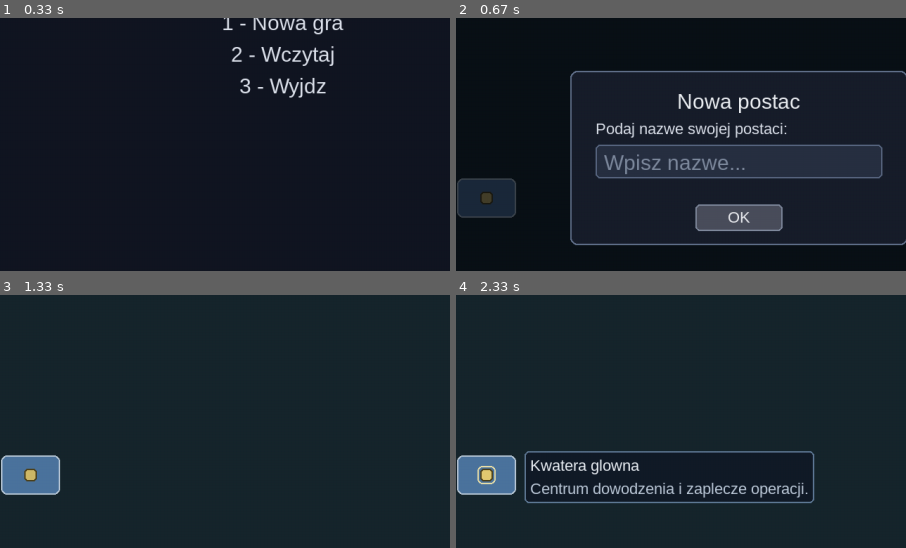
Above: before the commit, frames 1-4 (two rows, left to right).
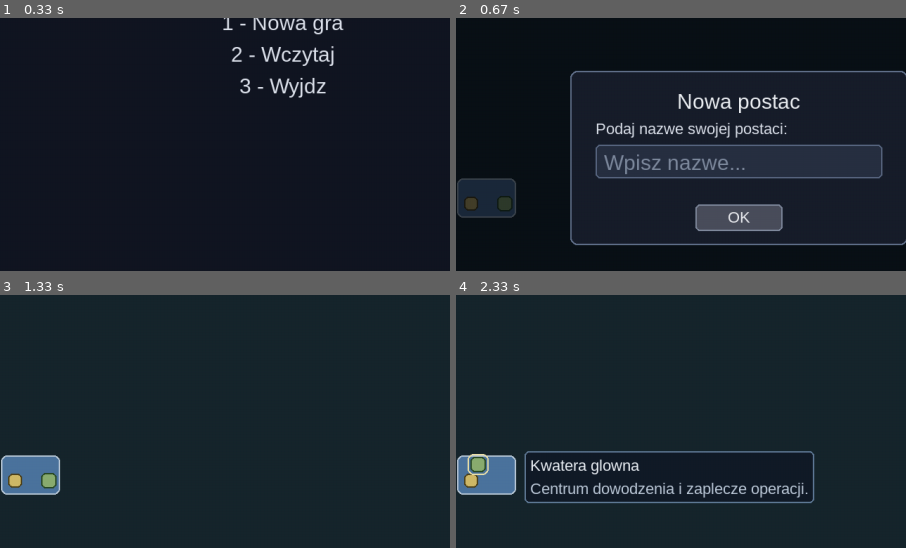
Above: after the commit, the same moments.

Repository: Krawiec101/ZombieGame
Game: pygame game, started from src/main.py
The game is run twice, just before and just after one commit, with the same random seed, the same clock (stepped at 60 frames per second) and the same inputs.
Inputs (mouse positions are % of the whole screen's width and height, from its top left):
- Up to frame 1 (0.33 s): no input
- Up to frame 2 (0.67 s): tap 1 at 0.33 s
- Up to frame 3 (1.33 s): type "ann" at 0.67 s; tap Enter at 1 s; click "OK" at 1.27 s
- Up to frame 4 (2.33 s): click (24, 59) at 1.6 s; click (14, 47) at 1.93 s; click (22, 58) at 2.27 s
The pictures show only the part of the screen within x 19-69%, y 22-72%; the shares and areas given below are measured in that part.

Frame 1 is identical in both runs. In frame 2, 0.3% of the frame differs, in the area x 1-13%, y 68-77%; in frame 3, 0.5%; in frame 4, 0.7%, in the area x 1-9%, y 62-77%.

Commit message:
Add cars

Diff:
--- a/src/ui/game_views/pygame_game_view.py
+++ b/src/ui/game_views/pygame_game_view.py
@@ -5,12 +5,12 @@
 
 try:
     from ui.i18n import text
+    from ui.game_views.units import UnitState, create_unit_state
 except ModuleNotFoundError:
     from src.ui.i18n import text
-
-_UNIT_SIZE = 18
+    from src.ui.game_views.units import UnitState, create_unit_state
+
 _MAP_WIDTH_KM = 20.0
-_INFANTRY_SPEED_KMPH = 4.2
 _SIMULATION_SECONDS_PER_FRAME = 8.0
 
 
@@ -31,10 +31,9 @@
         self._font_hint = font_hint
         self._map_objects: list[dict[str, Any]] = []
         self._map_rect: Any | None = None
-        self._unit_selected = False
-        self._unit_position = (0.0, 0.0)
-        self._unit_target: tuple[float, float] | None = None
-        self._unit_initialized = False
+        self._units: list[UnitState] = []
+        self._selected_unit_id: str | None = None
+        self._units_initialized = False
 
     def render(self, *, character_name: str, show_running_hint: bool) -> None:
         _ = (character_name, show_running_hint)
@@ -42,11 +41,11 @@
         map_rect = self._draw_map_area()
         self._map_rect = map_rect
         self._map_objects = self._build_map_objects(map_rect)
-        if not self._unit_initialized:
-            self._initialize_unit_position(self._map_objects)
-        self._update_unit_position()
+        if not self._units_initialized:
+            self._initialize_units(self._map_objects)
+        self._update_units_position()
         self._draw_map_objects(self._map_objects)
-        self._draw_unit()
+        self._draw_units()
 
         hovered_object = self._find_hovered_map_object(self._map_objects)
         if hovered_object:
@@ -57,27 +56,30 @@
             )
 
     def handle_left_click(self, position: tuple[int, int]) -> None:
-        if self._map_rect is None or not self._unit_initialized:
+        if self._map_rect is None or not self._units_initialized:
             return
 
         if not self._map_rect.collidepoint(position):
             return
 
-        unit_rect = self._get_unit_rect()
-        if unit_rect.collidepoint(position):
-            self._unit_selected = True
-            return
-
-        if not self._unit_selected:
-            return
-
-        self._unit_target = self._clamp_point_to_map(position)
+        clicked_unit = self._find_unit_at(position)
+        if clicked_unit is not None:
+            self._selected_unit_id = clicked_unit.unit_id
+            return
+
+        selected_unit = self._get_selected_unit()
+        if selected_unit is None:
+            return
+
+        selected_unit.target = self._clamp_point_to_map(position, unit=selected_unit)
 
     def handle_right_click(self, position: tuple[int, int]) -> None:
         _ = position
-        if self._map_rect is None or not self._unit_initialized or not self._unit_selected:
-            return
-        self._unit_selected = False
+        if self._map_rect is None or not self._units_initialized:
+            return
+        if self._get_selected_unit() is None:
+            return
+        self._selected_unit_id = None
 
     def _draw_text(
         self,
@@ -151,78 +153,119 @@
             pygame.draw.rect(self._screen, fill_color, object_rect, border_radius=8)
             pygame.draw.rect(self._screen, (184, 200, 215), object_rect, 2, border_radius=8)
 
-    def _initialize_unit_position(self, map_objects: list[dict[str, Any]]) -> None:
+    def _initialize_units(self, map_objects: list[dict[str, Any]]) -> None:
         hq = next((map_object for map_object in map_objects if map_object["id"] == "hq"), None)
         if hq is None:
             return
 
         hq_rect = hq["rect"]
-        self._unit_position = (
+        hq_center = (
             float(hq_rect.left + hq_rect.width // 2),
             float(hq_rect.top + hq_rect.height // 2),
         )
-        self._unit_initialized = True
-
-    def _draw_unit(self) -> None:
-        pygame = self._pygame
-        unit_rect = self._get_unit_rect()
-        unit_fill = (226, 202, 114) if self._unit_selected else (208, 186, 104)
-        pygame.draw.rect(self._screen, unit_fill, unit_rect, border_radius=5)
-        pygame.draw.rect(self._screen, (78, 66, 28), unit_rect, 2, border_radius=5)
-        if self._unit_selected:
+        self._units = [
+            create_unit_state(
+                unit_id="alpha_infantry",
+                unit_type_id="infantry_squad",
+                position=(hq_center[0] - 22.0, hq_center[1] + 8.0),
+            ),
+            create_unit_state(
+                unit_id="bravo_motorized",
+                unit_type_id="motorized_infantry_squad",
+                position=(hq_center[0] + 26.0, hq_center[1] + 8.0),
+            ),
+        ]
+        for unit in self._units:
+            unit.position = self._clamp_point_to_map(unit.position, unit=unit)
+        self._units_initialized = True
+
+    def _draw_units(self) -> None:
+        pygame = self._pygame
+        for unit in self._units:
+            unit_rect = self._get_unit_rect(unit)
+            pygame.draw.rect(
+                self._screen,
+                unit.unit_type.marker_color,
+                unit_rect,
+                border_radius=5,
+            )
             selection_rect = pygame.Rect(
-                unit_rect.left - 4,
-                unit_rect.top - 4,
-                unit_rect.width + 8,
-                unit_rect.height + 8,
+                unit_rect.left - 1,
+                unit_rect.top - 1,
+                unit_rect.width + 2,
+                unit_rect.height + 2,
             )
-            pygame.draw.rect(self._screen, (234, 224, 170), selection_rect, 2, border_radius=7)
-
-    def _get_unit_rect(self) -> Any:
-        pygame = self._pygame
-        unit_left = int(self._unit_position[0] - _UNIT_SIZE / 2)
-        unit_top = int(self._unit_position[1] - _UNIT_SIZE / 2)
-        return pygame.Rect(unit_left, unit_top, _UNIT_SIZE, _UNIT_SIZE)
-
-    def _update_unit_position(self) -> None:
-        if self._unit_target is None:
-            return
-
-        pixels_per_frame = self._movement_pixels_per_frame()
-        if pixels_per_frame <= 0:
-            return
-
-        current_x, current_y = self._unit_position
-        target_x, target_y = self._unit_target
-        delta_x = target_x - current_x
-        delta_y = target_y - current_y
-        distance = math.hypot(delta_x, delta_y)
-
-        if distance <= pixels_per_frame:
-            self._unit_position = self._unit_target
-            self._unit_target = None
-            return
-
-        step = pixels_per_frame / distance
-        moved_x = current_x + delta_x * step
-        moved_y = current_y + delta_y * step
-        self._unit_position = self._clamp_point_to_map((moved_x, moved_y))
-
-    def _movement_pixels_per_frame(self) -> float:
+            pygame.draw.rect(
+                self._screen,
+                unit.unit_type.marker_border_color,
+                selection_rect,
+                2,
+                border_radius=6,
+            )
+            if unit.unit_id == self._selected_unit_id:
+                selected_rect = pygame.Rect(
+                    unit_rect.left - 5,
+                    unit_rect.top - 5,
+                    unit_rect.width + 10,
+                    unit_rect.height + 10,
+                )
+                pygame.draw.rect(self._screen, (234, 224, 170), selected_rect, 2, border_radius=8)
+
+    def _get_unit_rect(self, unit: UnitState | None = None) -> Any:
+        pygame = self._pygame
+        active_unit = unit if unit is not None else (self._units[0] if self._units else None)
+        if active_unit is None:
+            return pygame.Rect(0, 0, 18, 18)
+        size = active_unit.unit_type.marker_size_px
+        unit_left = int(active_unit.position[0] - size / 2)
+        unit_top = int(active_unit.position[1] - size / 2)
+        return pygame.Rect(unit_left, unit_top, size, size)
+
+    def _update_units_position(self) -> None:
+        for unit in self._units:
+            if unit.target is None:
+                continue
+
+            pixels_per_frame = self._movement_pixels_per_frame(unit.unit_type.speed_kmph)
+            if pixels_per_frame <= 0:
+                continue
+
+            current_x, current_y = unit.position
+            target_x, target_y = unit.target
+            delta_x = target_x - current_x
+            delta_y = target_y - current_y
+            distance = math.hypot(delta_x, delta_y)
+
+            if distance <= pixels_per_frame:
+                unit.position = unit.target
+                unit.target = None
+                continue
+
+            step = pixels_per_frame / distance
+            moved_x = current_x + delta_x * step
+            moved_y = current_y + delta_y * step
+            unit.position = self._clamp_point_to_map((moved_x, moved_y), unit=unit)
+
+    def _movement_pixels_per_frame(self, speed_kmph: float) -> float:
         if self._map_rect is None or self._map_rect.width <= 0:
             return 0.0
 
-        km_per_frame = (_INFANTRY_SPEED_KMPH / 3600.0) * _SIMULATION_SECONDS_PER_FRAME
+        km_per_frame = (speed_kmph / 3600.0) * _SIMULATION_SECONDS_PER_FRAME
         km_per_pixel = _MAP_WIDTH_KM / float(self._map_rect.width)
         if km_per_pixel <= 0:
             return 0.0
         return km_per_frame / km_per_pixel
 
-    def _clamp_point_to_map(self, position: tuple[float, float] | tuple[int, int]) -> tuple[float, float]:
+    def _clamp_point_to_map(
+        self,
+        position: tuple[float, float] | tuple[int, int],
+        *,
+        unit: UnitState,
+    ) -> tuple[float, float]:
         if self._map_rect is None:
             return (float(position[0]), float(position[1]))
 
-        half_size = _UNIT_SIZE / 2
+        half_size = unit.unit_type.marker_size_px / 2
         min_x = self._map_rect.left + half_size
         max_x = self._map_rect.right - half_size
         min_y = self._map_rect.top + half_size
@@ -230,6 +273,21 @@
         clamped_x = min(max(float(position[0]), min_x), max_x)
         clamped_y = min(max(float(position[1]), min_y), max_y)
         return (clamped_x, clamped_y)
+
+    def _find_unit_at(self, position: tuple[int, int]) -> UnitState | None:
+        for unit in reversed(self._units):
+            if self._get_unit_rect(unit).collidepoint(position):
+                return unit
+        return None
+
+    def _get_selected_unit(self) -> UnitState | None:
+        if self._selected_unit_id is None:
+            return None
+        for unit in self._units:
+            if unit.unit_id == self._selected_unit_id:
+                return unit
+        self._selected_unit_id = None
+        return None
 
     def _find_hovered_map_object(self, map_objects: list[dict[str, Any]]) -> dict[str, Any] | None:
         mouse_x, mouse_y = self._get_mouse_position()
--- /dev/null
+++ b/src/ui/game_views/units.py
@@ -0,0 +1,46 @@
+from __future__ import annotations
+
+from dataclasses import dataclass
+
+
+@dataclass(frozen=True)
+class UnitType:
+    type_id: str
+    display_name_key: str
+    speed_kmph: float
+    marker_color: tuple[int, int, int]
+    marker_border_color: tuple[int, int, int]
+    marker_size_px: int = 18
+
+
+@dataclass
+class UnitState:
+    unit_id: str
+    unit_type: UnitType
+    position: tuple[float, float]
+    target: tuple[float, float] | None = None
+
+
+UNIT_TYPES: dict[str, UnitType] = {
+    "infantry_squad": UnitType(
+        type_id="infantry_squad",
+        display_name_key="unit.type.infantry_squad",
+        speed_kmph=4.2,
+        marker_color=(208, 186, 104),
+        marker_border_color=(78, 66, 28),
+        marker_size_px=18,
+    ),
+    "motorized_infantry_squad": UnitType(
+        type_id="motorized_infantry_squad",
+        display_name_key="unit.type.motorized_infantry_squad",
+        speed_kmph=18.0,
+        marker_color=(138, 173, 112),
+        marker_border_color=(42, 74, 38),
+        marker_size_px=20,
+    ),
+}
+
+
+def create_unit_state(*, unit_id: str, unit_type_id: str, position: tuple[float, float]) -> UnitState:
+    unit_type = UNIT_TYPES[unit_type_id]
+    return UnitState(unit_id=unit_id, unit_type=unit_type, position=position)
--- a/tests/ui/test_pygame_game_view.py
+++ b/tests/ui/test_pygame_game_view.py
@@ -101,6 +101,14 @@
         for surface, _position in screen.blit_calls
         if hasattr(surface, "_text")
     ]
+
+
+def _unit_by_id(view: game_view_module.PygameGameView, unit_id: str):
+    return next(unit for unit in view._units if unit.unit_id == unit_id)
+
+
+def _unit_by_type(view: game_view_module.PygameGameView, unit_type_id: str):
+    return next(unit for unit in view._units if unit.unit_type.type_id == unit_type_id)
 
 
 @pytest.fixture
@@ -125,6 +133,13 @@
     assert object_ids == {"hq", "landing_pad"}
 
 
+def test_render_initializes_two_unit_classes(game_view) -> None:
+    game_view.view.render(character_name="", show_running_hint=False)
+
+    unit_type_ids = {unit.unit_type.type_id for unit in game_view.view._units}
+    assert unit_type_ids == {"infantry_squad", "motorized_infantry_squad"}
+
+
 def test_render_uses_fullscreen_map_area(game_view) -> None:
     game_view.view.render(character_name="", show_running_hint=False)
 
@@ -170,95 +185,116 @@
 
 def test_left_click_selects_unit(game_view) -> None:
     game_view.view.render(character_name="", show_running_hint=False)
-    unit_rect = game_view.view._get_unit_rect()
+    unit = _unit_by_id(game_view.view, "alpha_infantry")
+    unit_rect = game_view.view._get_unit_rect(unit)
     click_pos = (unit_rect.left + 2, unit_rect.top + 2)
 
     game_view.view.handle_left_click(click_pos)
-    assert game_view.view._unit_selected is True
-
-    game_view.view.handle_left_click(click_pos)
-    assert game_view.view._unit_selected is True
+    assert game_view.view._selected_unit_id == unit.unit_id
+
+    other_unit = _unit_by_id(game_view.view, "bravo_motorized")
+    other_rect = game_view.view._get_unit_rect(other_unit)
+    game_view.view.handle_left_click((other_rect.left + 2, other_rect.top + 2))
+    assert game_view.view._selected_unit_id == other_unit.unit_id
 
 
 def test_left_click_on_empty_map_issues_move_order_when_selected(game_view) -> None:
     game_view.view.render(character_name="", show_running_hint=False)
-    unit_rect = game_view.view._get_unit_rect()
+    unit = _unit_by_id(game_view.view, "alpha_infantry")
+    unit_rect = game_view.view._get_unit_rect(unit)
     game_view.view.handle_left_click((unit_rect.left + 2, unit_rect.top + 2))
-    assert game_view.view._unit_selected is True
+    assert game_view.view._selected_unit_id == unit.unit_id
 
     target = (840, 500)
-    expected_target = game_view.view._clamp_point_to_map(target)
+    expected_target = game_view.view._clamp_point_to_map(target, unit=unit)
     game_view.view.handle_left_click(target)
 
-    assert game_view.view._unit_selected is True
-    assert game_view.view._unit_target == expected_target
+    assert game_view.view._selected_unit_id == unit.unit_id
+    assert unit.target == expected_target
 
 
 def test_right_click_deselects_selected_unit_without_clearing_target(game_view) -> None:
     game_view.view.render(character_name="", show_running_hint=False)
-    unit_rect = game_view.view._get_unit_rect()
+    unit = _unit_by_id(game_view.view, "alpha_infantry")
+    unit_rect = game_view.view._get_unit_rect(unit)
     game_view.view.handle_left_click((unit_rect.left + 2, unit_rect.top + 2))
     game_view.view.handle_left_click((840, 500))
-    target_before_deselect = game_view.view._unit_target
+    target_before_deselect = unit.target
     assert target_before_deselect is not None
 
     game_view.view.handle_right_click((840, 500))
 
-    assert game_view.view._unit_selected is False
-    assert game_view.view._unit_target == target_before_deselect
+    assert game_view.view._selected_unit_id is None
+    assert unit.target == target_before_deselect
 
     for _ in range(3000):
         game_view.view.render(character_name="", show_running_hint=False)
-        if game_view.view._unit_target is None:
+        if unit.target is None:
             break
 
-    assert game_view.view._unit_target is None
+    assert unit.target is None
 
 
 def test_left_click_without_selection_does_not_issue_move_order(game_view) -> None:
     game_view.view.render(character_name="", show_running_hint=False)
-    start_position = game_view.view._unit_position
+    unit = _unit_by_id(game_view.view, "alpha_infantry")
+    start_position = unit.position
 
     game_view.view.handle_left_click((840, 500))
     for _ in range(60):
         game_view.view.render(character_name="", show_running_hint=False)
 
-    assert game_view.view._unit_target is None
-    assert game_view.view._unit_position == start_position
+    assert unit.target is None
+    assert unit.position == start_position
 
 
 def test_left_click_move_order_reaches_target(game_view) -> None:
     game_view.view.render(character_name="", show_running_hint=False)
-    unit_rect = game_view.view._get_unit_rect()
+    unit = _unit_by_id(game_view.view, "alpha_infantry")
+    unit_rect = game_view.view._get_unit_rect(unit)
     game_view.view.handle_left_click((unit_rect.left + 2, unit_rect.top + 2))
 
     target = (840, 500)
-    expected_target = game_view.view._clamp_point_to_map(target)
+    expected_target = game_view.view._clamp_point_to_map(target, unit=unit)
     game_view.view.handle_left_click(target)
 
     for _ in range(3000):
         game_view.view.render(character_name="", show_running_hint=False)
-        if game_view.view._unit_target is None:
+        if unit.target is None:
             break
 
-    assert game_view.view._unit_target is None
-    assert game_view.view._unit_position == expected_target
+    assert unit.target is None
+    assert unit.position == expected_target
 
 
 def test_left_click_move_order_uses_strategic_speed_profile(game_view) -> None:
     game_view.view.render(character_name="", show_running_hint=False)
-    unit_rect = game_view.view._get_unit_rect()
-    game_view.view.handle_left_click((unit_rect.left + 2, unit_rect.top + 2))
-    start_position = game_view.view._unit_position
-    game_view.view.handle_left_click((840, 500))
+    infantry = _unit_by_type(game_view.view, "infantry_squad")
+    motorized = _unit_by_type(game_view.view, "motorized_infantry_squad")
+
+    infantry_rect = game_view.view._get_unit_rect(infantry)
+    motorized_rect = game_view.view._get_unit_rect(motorized)
+    target = (40, 40)
+
+    game_view.view.handle_left_click((infantry_rect.left + 2, infantry_rect.top + 2))
+    game_view.view.handle_left_click(target)
+    game_view.view.handle_left_click((motorized_rect.left + 2, motorized_rect.top + 2))
+    game_view.view.handle_left_click(target)
+
+    infantry_start_position = infantry.position
+    motorized_start_position = motorized.position
 
     for _ in range(120):
         game_view.view.render(character_name="", show_running_hint=False)
 
-    current_position = game_view.view._unit_position
-    moved_distance = math.hypot(
-        current_position[0] - start_position[0],
-        current_position[1] - start_position[1],
+    infantry_moved_distance = math.hypot(
+        infantry.position[0] - infantry_start_position[0],
+        infantry.position[1] - infantry_start_position[1],
     )
-    assert moved_distance < 100.0
-    assert game_view.view._unit_target is not None
+    motorized_moved_distance = math.hypot(
+        motorized.position[0] - motorized_start_position[0],
+        motorized.position[1] - motorized_start_position[1],
+    )
+
+    assert infantry_moved_distance < 100.0
+    assert motorized_moved_distance > infantry_moved_distance * 2
--- /dev/null
+++ b/tests/ui/test_units.py
@@ -0,0 +1,22 @@
+from __future__ import annotations
+
+from ui.game_views.units import UNIT_TYPES, create_unit_state
+
+
+def test_unit_types_define_infantry_and_motorized_squad() -> None:
+    assert "infantry_squad" in UNIT_TYPES
+    assert "motorized_infantry_squad" in UNIT_TYPES
+    assert UNIT_TYPES["infantry_squad"].speed_kmph < UNIT_TYPES["motorized_infantry_squad"].speed_kmph
+
+
+def test_create_unit_state_uses_registered_unit_type() -> None:
+    unit = create_unit_state(
+        unit_id="unit-1",
+        unit_type_id="motorized_infantry_squad",
+        position=(100.0, 120.0),
+    )
+
+    assert unit.unit_id == "unit-1"
+    assert unit.unit_type.type_id == "motorized_infantry_squad"
+    assert unit.position == (100.0, 120.0)
+    assert unit.target is None
